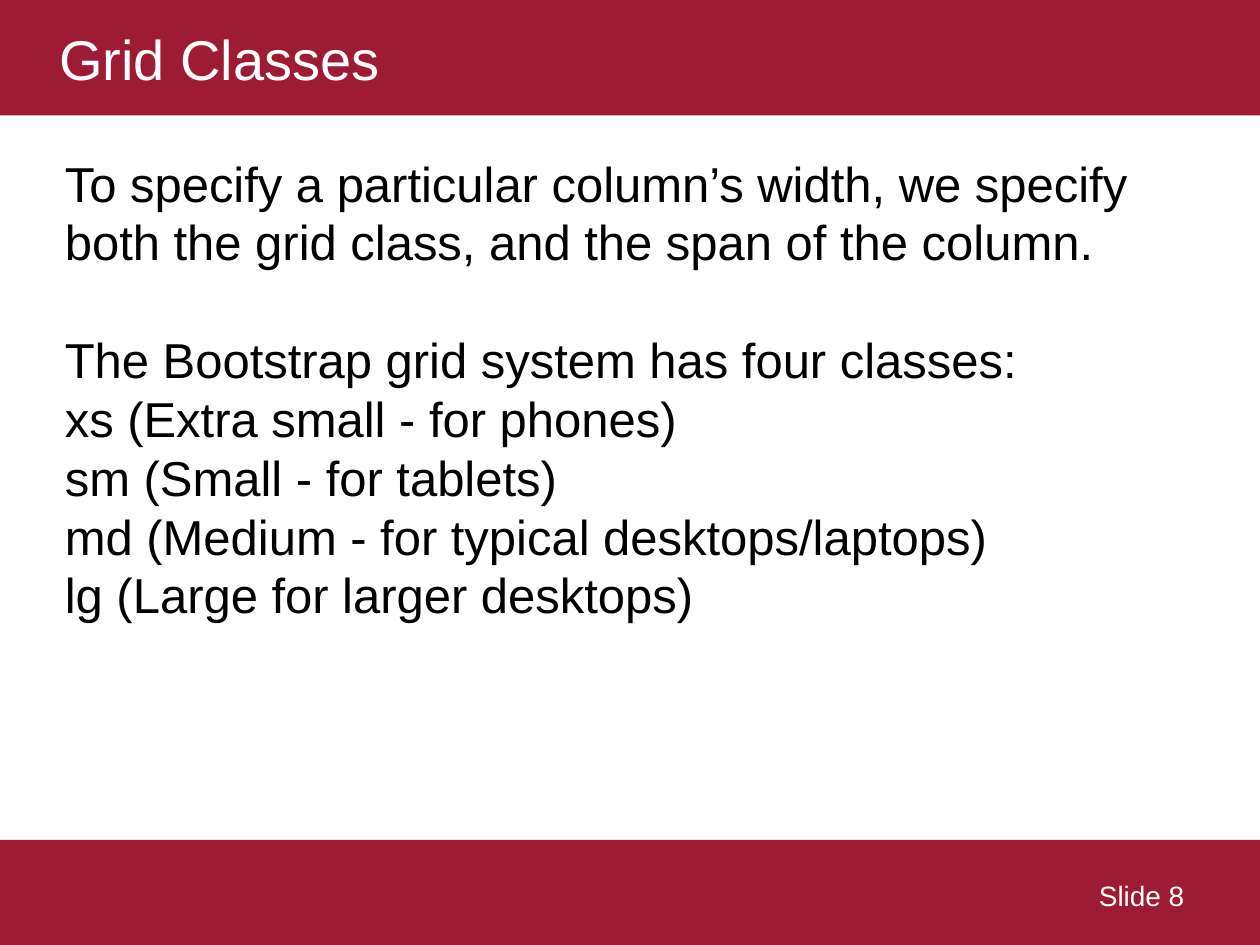
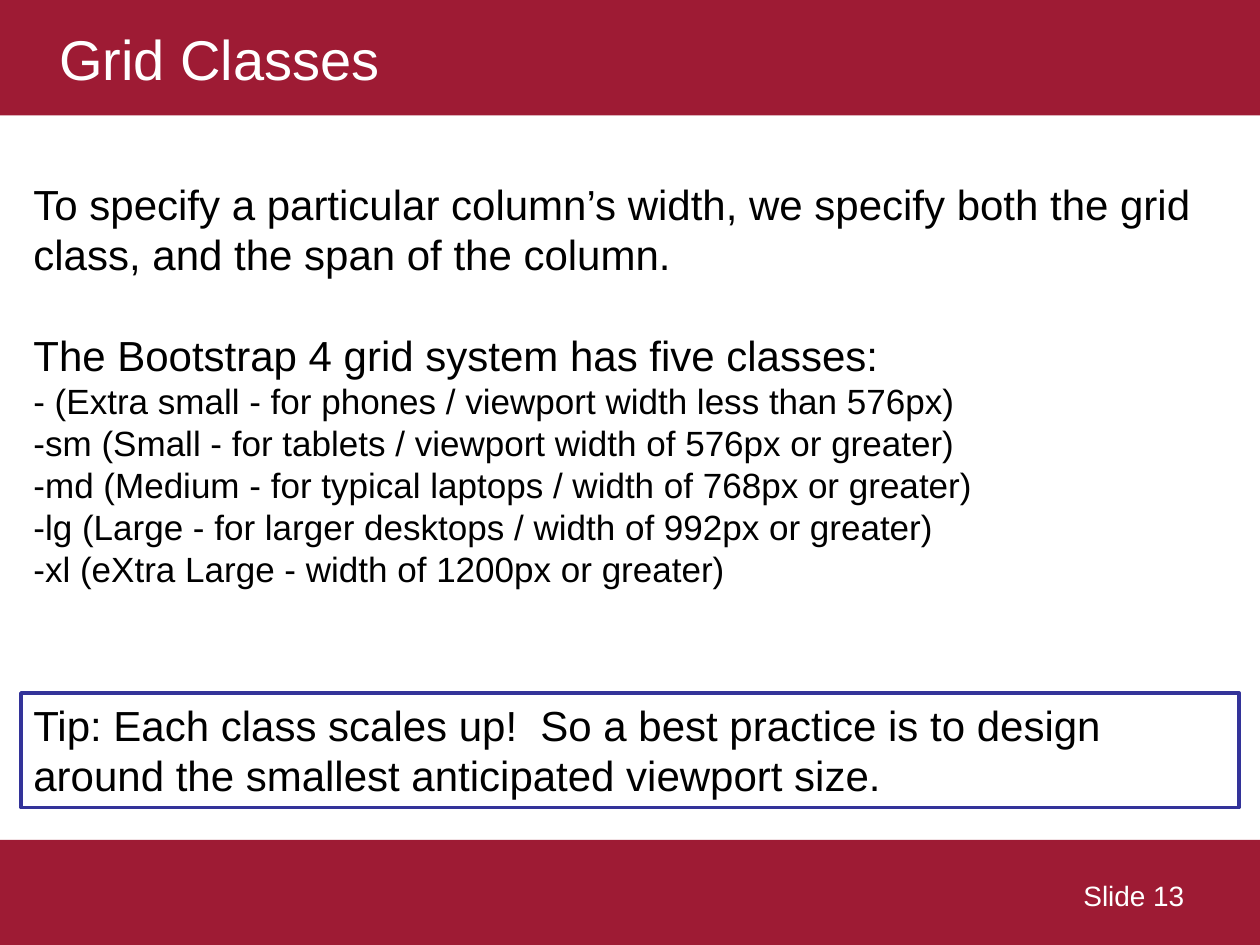
Before and after one commit to ekof-dss/teaching-samples-2021-22, a slide deck: slide 13 of presentations/03-03-bootstrap.ppt (slide 8 before the commit). Drawn at 1260x945 pixels with LibreOffice and Linux fonts; fonts in the diff are those of the drawing. Boxes give left, top, right and bottom in pixels: in the first picture for what was removed or moved away, otherwise in the second. Text is boxed around its words. In the diff, an @@ line names an element or a change of style, - is before the commit and + after.

```diff
--- a/presentations/03-03-bootstrap.ppt
+++ b/presentations/03-03-bootstrap.ppt
@@ text "To specify a particular column’s ...": place and size @@
-text "To specify a particular column’s ..." at (65, 166, 1127, 624)
+text "To specify a particular column’s ..." at (33, 189, 1190, 589)
@@ text at (33, 189, 1190, 278): size 28 to 24 pt in "To specify a particular column’s width, we ..." @@
@@ text at (33, 340, 972, 589): text changed; size 28 to 20 pt @@
-The Bootstrap grid system has four classes:
-xs (Extra small - for phones)
-sm (Small - for tablets)
-md (Medium - for typical desktops/laptops)
-lg (Large for larger desktops)
+The Bootstrap 4 grid system has five classes:
+- (Extra small - for phones / viewport width less than 576px)
+-sm (Small - for tablets / viewport width of 576px or greater)
+-md (Medium - for typical laptops / width of 768px or greater)
+-lg (Large - for larger desktops / width of 992px or greater)
+-xl (eXtra Large - width of 1200px or greater)
@@ rectangle added at (21, 693, 1240, 808), fill #FFFFFF, outline #333399 2 pt, 24 pt, text #000000 @@
+Tip: Each class scales up! So a best practice is to design around the smallest anticipated viewport size.
@@ page number at (1083, 885, 1184, 907): text changed @@
-Slide 8
+Slide 13
```
Also in this commit, not shown: 4 other slides changed, 11 slides added, 1 slide removed, 3 other files.
